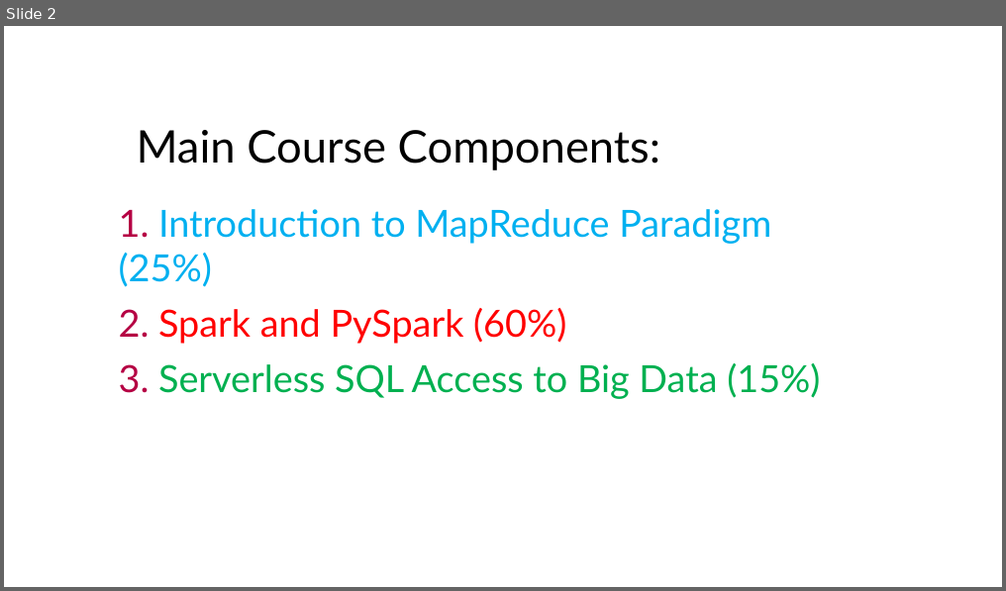
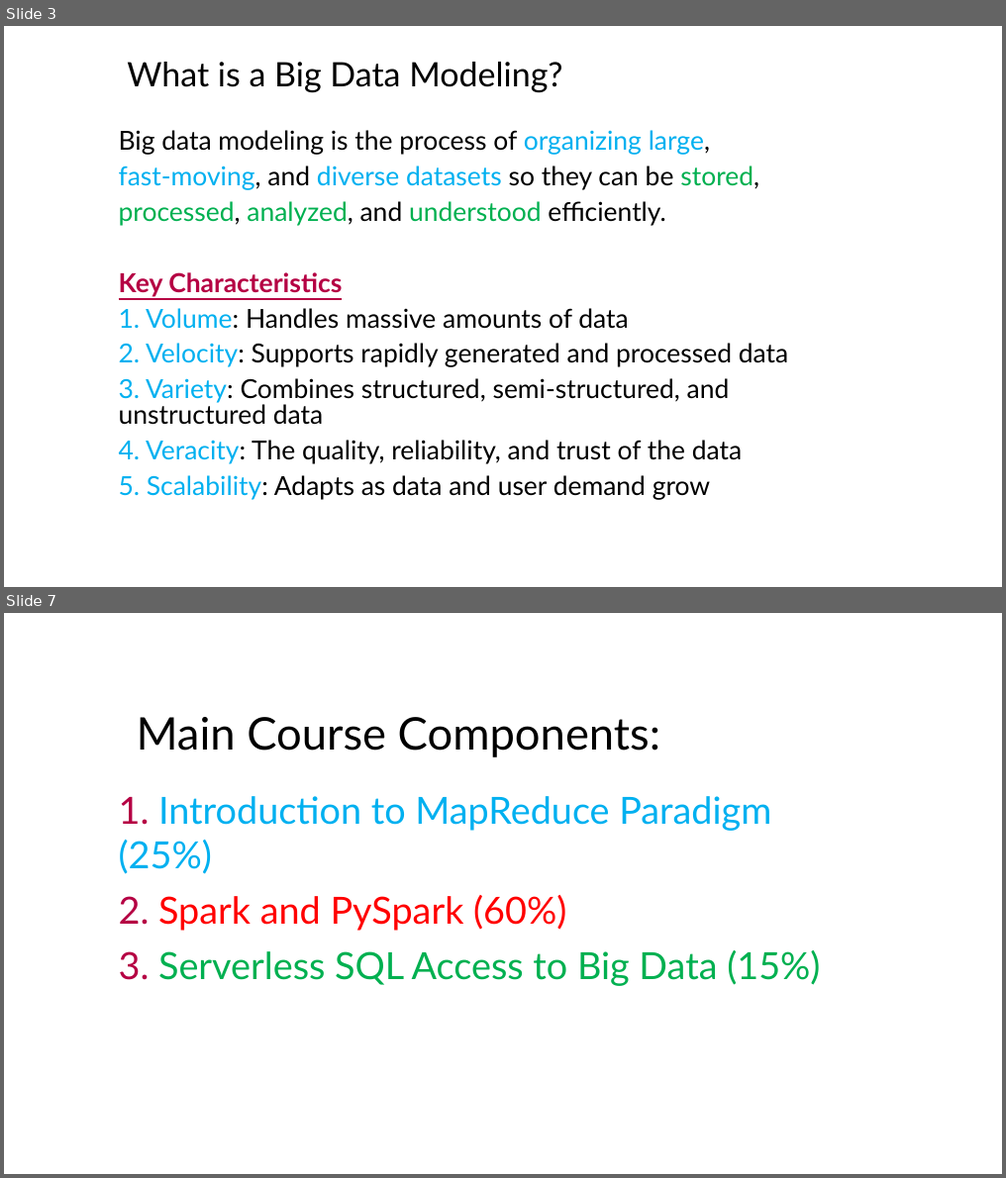
Before and after one commit to mahmoudparsian/big-data-modeling, a slide deck: course_outine_10_weeks/Course_Outline_Big_Data_Modeling.pptx. Shown one above the other, each under a label of ours: slide 2 before the commit, slides 3 and 7 after it; the slides between them are not shown. The pictures are 1006x591 and 1006x1178 pixels, drawn with LibreOffice and Linux fonts; fonts in the diff are those of the drawing; background and template pictures are left out. Boxes give left, top, right and bottom in pixels: in the first picture for what was removed or moved away, otherwise in the second. Text is boxed around its words. In the diff, an @@ line names an element or a change of style, - is before the commit and + after.

```diff
--- a/course_outine_10_weeks/Course_Outline_Big_Data_Modeling.pptx
+++ b/course_outine_10_weeks/Course_Outline_Big_Data_Modeling.pptx
@@ slide 3 added at bbox=[4, 26, 1002, 587], background #FFFFFF @@
@@ title added at bbox=[127, 62, 562, 93], 32.4 pt, text #000000 @@
+What is a Big Data Modeling?
@@ subtitle added at bbox=[119, 130, 788, 500], 25.2 pt, text #000000 @@
+Big data modeling is the process of organizing large,
+fast-moving, and diverse datasets so they can be stored,
+processed, analyzed, and understood efficiently.
+Key Characteristics
+1. Volume: Handles massive amounts of data
+2. Velocity: Supports rapidly generated and processed data
+3. Variety: Combines structured, semi-structured, and unstructured data
+4. Veracity: The quality, reliability, and trust of the data
+5. Scalability: Adapts as data and user demand grow
@@ what was slide 2 is now slide 7 @@
```
Also in this commit, not shown: 2 slides changed, 4 other slides added, 1 other file.
